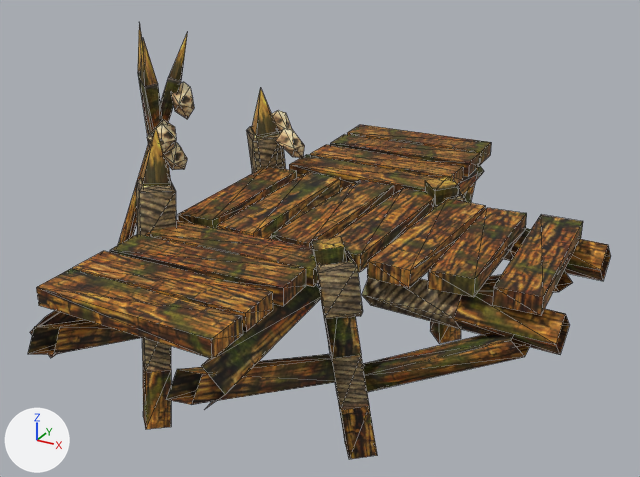
The FBX model Assets/3DModels/Map/Plank/turn_both.fbx as it was, and as the next commit left it.
The view is the same before and after, from a 50 mm lens placed at (45.9, -79.6, 35.1), pointed at (1.8, 0.5, -4.9). Arrows for +X, +Y and +Z are at lower left; the lights stay in place. Mesh edges are drawn as thin lines. Where no turn or scale is listed for an object, it has been applied to the vertices.

In view in the first picture: 'plankTLeft_prefab'.
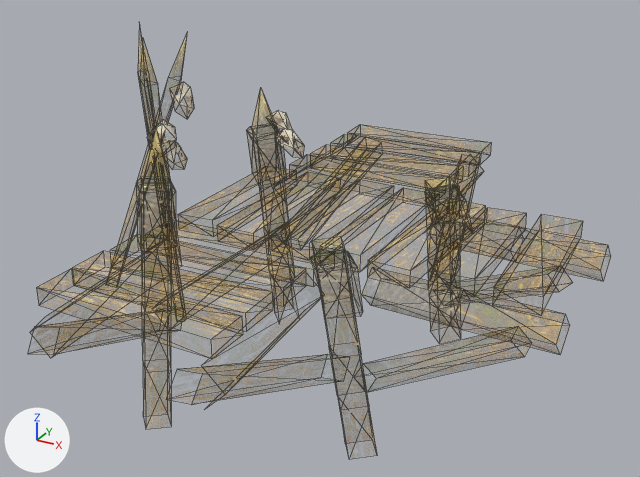
Where the newer file only moved an object's origin or applied its transform, the numbers keep the older frame.

What changed in the scene script:
```text
Change img_walltexture_png:
    img_walltexture_png: load_image('wallTexture.png', '../../Materials/wallTexture.png', 1024, 1024, 'sRGB') -> load_image('wallTexture.png', '../../Materials/wallTexture.png', 1024, 1024, 'Non-Color')
Change mat_temple_run_material_006:
    add n3 = _N.new('ShaderNodeTexImage'); n3.name = 'Image Texture.001'
    add n3.image = img_walltexture_png
    where n0 = _N.new('ShaderNodeBsdfPrincipled'); n0.name = 'Principled BSDF'
    add _L.new(n3.outputs[0], n0.inputs[4])  # 'Color' to 'Alpha'
```

Changed parts and their boxes [x1, y1, x2, y2] in the pictures (640 x 477 px):
'plankTLeft_prefab', surface changed
    both: [28, 24, 611, 459]
